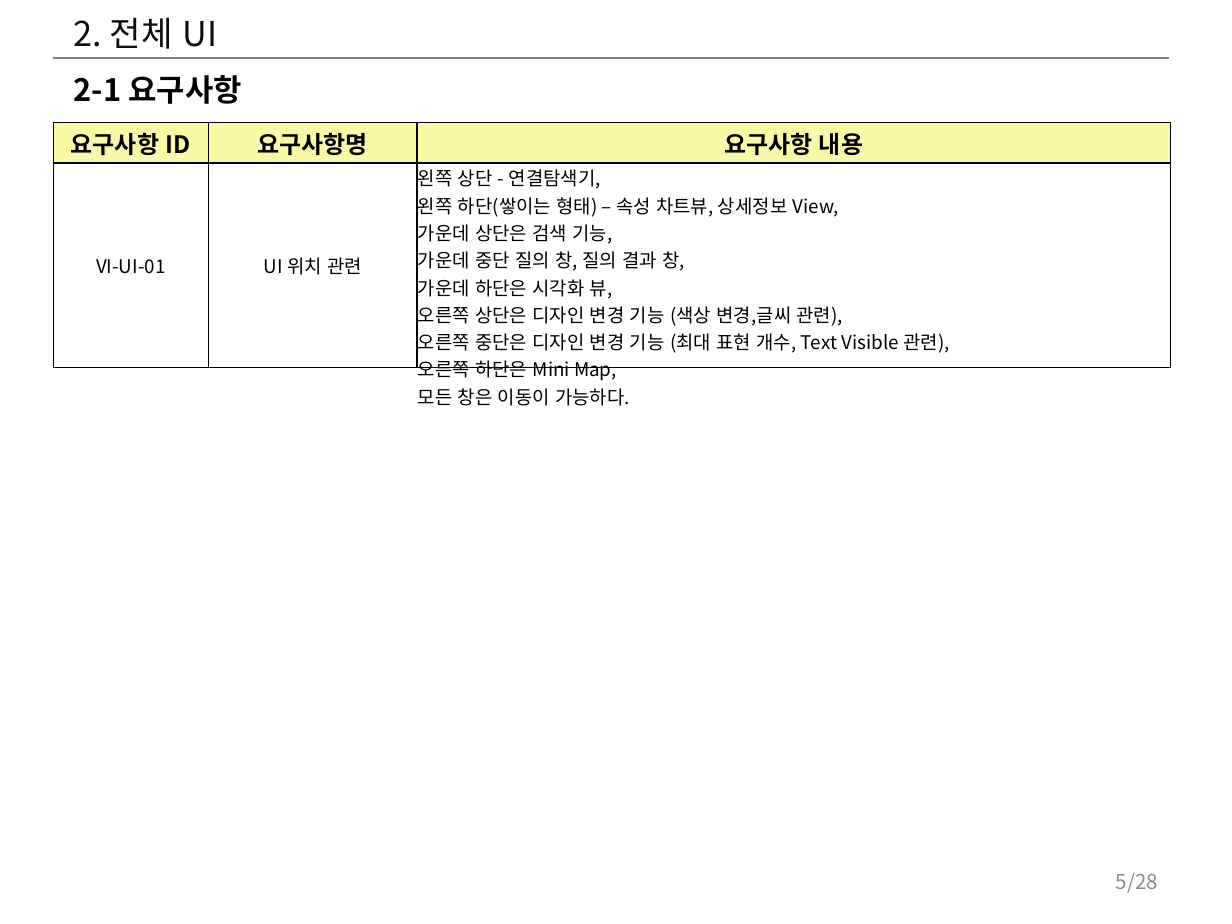
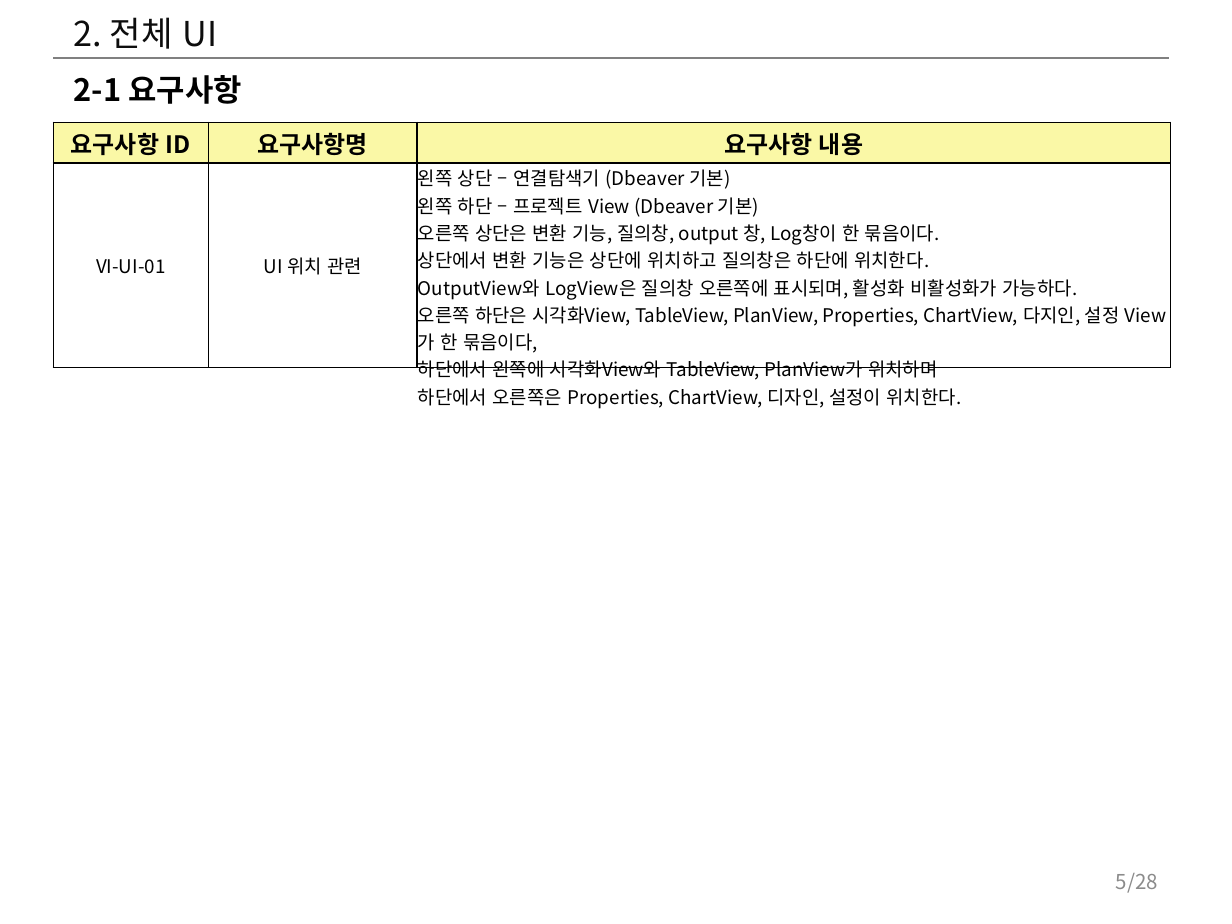
Before and after one commit to postech-dblab-iitp/visual-tool, a slide deck: slide 5 of ViT_docs/시각화도구_UI_UX_기획서.pptx. Drawn at 1232x924 pixels with LibreOffice and Linux fonts; fonts in the diff are those of the drawing. Boxes give left, top, right and bottom in pixels: in the first picture for what was removed or moved away, otherwise in the second. Text is boxed around its words. In the diff, an @@ line names an element or a change of style, - is before the commit and + after.

```diff
--- a/ViT_docs/시각화도구_UI_UX_기획서.pptx
+++ b/ViT_docs/시각화도구_UI_UX_기획서.pptx
@@ table at (x1=53, y1=122, x2=1170, y2=413) @@
-row 2, column 3: 왼쪽 상단 - 연결탐색기, / 왼쪽 하단(쌓이는 형태) – 속성 차트뷰, 상세정보 View, / 가운데 상단은 검색 기능, / 가운데 중단 질의 창, 질의 결과 창, / 가운데 하단은 시각화 뷰, / 오른쪽 상단은 디자인 변경 기능 (색상 변경,글씨 관련), / 오른쪽 중단은 디자인 변경 기능 (최대 표현 개수, Text Visible 관련), / 오른쪽 하단은 Mini Map, / 모든 창은 이동이 가능하다.
+row 2, column 3: 왼쪽 상단 – 연결탐색기 (Dbeaver 기본) / 왼쪽 하단 – 프로젝트 View (Dbeaver 기본) / 오른쪽 상단은 변환 기능, 질의창, output 창, Log창이 한 묶음이다. / 상단에서 변환 기능은 상단에 위치하고 질의창은 하단에 위치한다. / OutputView와 LogView은 질의창 오른쪽에 표시되며, 활성화 비활성화가 가능하다. / 오른쪽 하단은 시각화View, TableView, PlanView, Properties, ChartView, 다지인, 설정 View가 한 묶음이다, / 하단에서 왼쪽에 시각화View와 TableView, PlanView가 위치하며 / 하단에서 오른쪽은 Properties, ChartView, 디자인, 설정이 위치한다.
```
Also in this commit, not shown: 20 other slides changed, 1 slide added.
